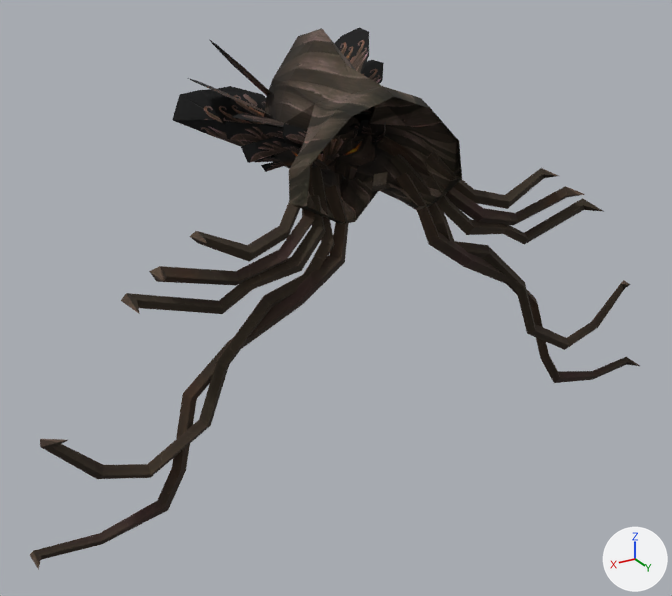
One commit to the OBJ model sceneobjs/aiji_fuben_224/aiji_fuben_224_heifazheng_shixiang_02.obj: the scene before it, then after it.
Rendered twice from a 50 mm camera at (525.0, 771.0, 400.0) aimed at (9.0, -90.0, -30.0). Lighting does not change. The marker at lower right points along +X, +Y and +Z. Where no turn or scale is listed for an object, it has been applied to the vertices.

In view in the first picture: 'aiji_fuben_224_heifazheng_shixiang_02'.
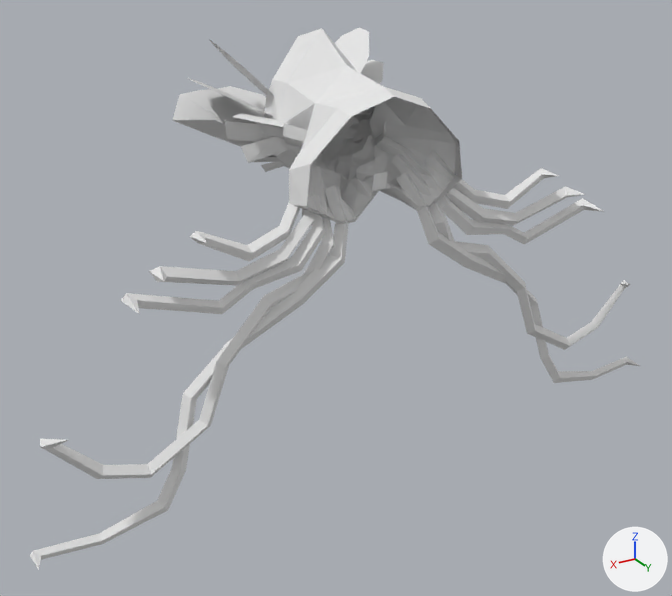
The change in detail:
Material 'material_1' (mat_material_1_1) is new.
Its base color is (0.8, 0.8, 0.8) (white #e7e7e7).
Its roughness is 1.0.
me_aiji_fuben_224_heifazheng_shixiang_02 has 752 vertices, 1178 faces and spans x -404.0..404.0, y -271.0..33.0, z -191.0..270.0.
me_aiji_fuben_224_heifazheng_shixiang_02 no longer uses material mat_material_1 (picture img_aiji_fuben_224_heifazhen_shixiang_02_1_png).
me_aiji_fuben_224_heifazheng_shixiang_02 now uses material mat_material_1_1 (white #e7e7e7).

Where the change shows, as pixel boxes [x1, y1, x2, y2] in the pictures (672 x 596 px):
'aiji_fuben_224_heifazheng_shixiang_02', recoloured: [30, 28, 640, 570] in both
